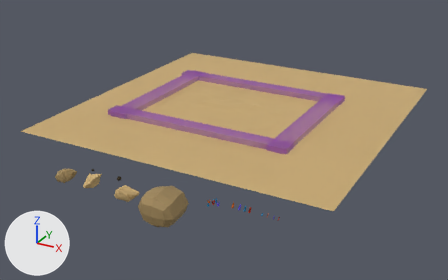
Renders of the Blender file asset_src/map.blend from each side of a commit.
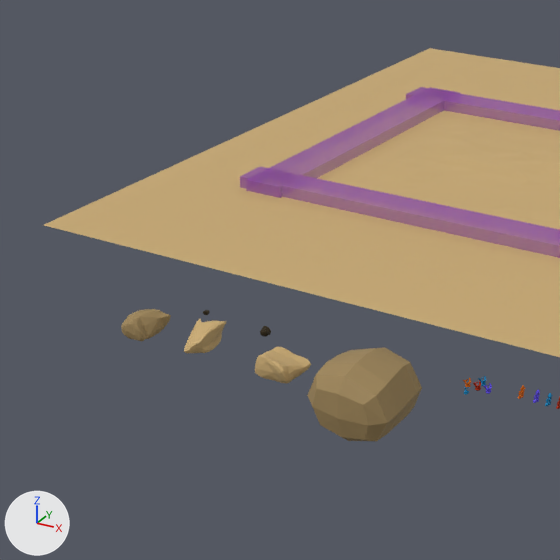
Each version appears first whole from a camera (50 mm lens) standing at (53.1, -103.9, 44.2) and looking at (0.5, -8.3, -3.6), and next in a close-up on the part from 0% to 56% of the width and 11% to 100% of the height. Lighting does not change. The marker at lower left points along +X, +Y and +Z.

The first close-up shows 'Coral1.002', 'Coral3', 'Coral3.001', 'Plane', 'Rock1', 'Rock2', 'Rock3', 'Rock4', 'Rock5', 'Terrain', 'Wall 1', 'Wall 3', 'Wall 4'.
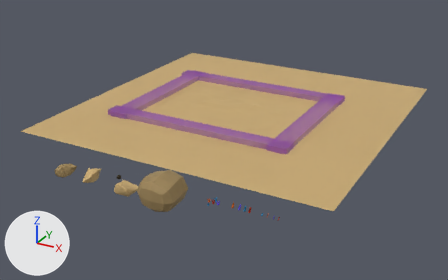
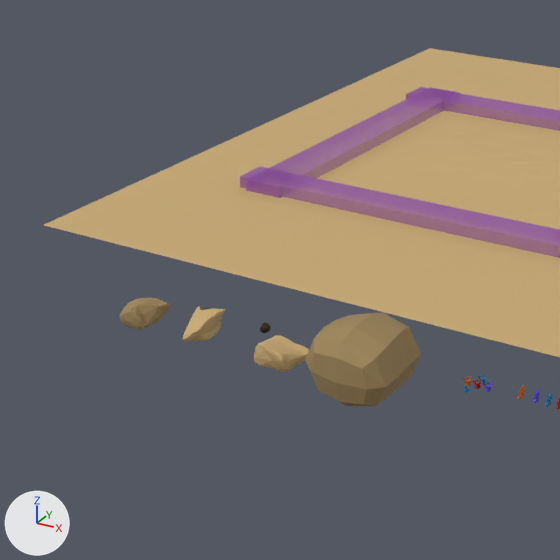
Commit message: map checkpoint

What differs and where, as boxes (x1, y1, x2, y2) in the close-ups (560 x 560 px):
'Rock1', moved
    before: (307, 347, 422, 441)
    after: (305, 313, 421, 406)
'Rock3', moved
    before: (255, 347, 311, 384)
    after: (254, 335, 309, 372)
'Rock2', moved
    before: (121, 309, 171, 341)
    after: (120, 298, 170, 330)
'Rock5', moved
    before: (184, 319, 226, 354)
    after: (183, 306, 225, 341)
'Rock4', moved
    before: (260, 326, 271, 337)
    after: (260, 322, 271, 333)
'Coral3', moved
    before: (473, 380, 481, 391)
    after: (473, 378, 481, 389)
'Coral3.001', moved
    before: (463, 378, 471, 388)
    after: (463, 376, 471, 386)
'Coral1.002', moved
    before: (478, 376, 486, 386)
    after: (478, 374, 486, 384)

Edits to the bpy script that builds the scene:
```text
Change ob_rock1:
    ob_rock1.location: (7.68, -39.26, 0.0) -> (7.68, -39.26, 2.53)
Change ob_rock2:
    ob_rock2.location: (-10.87, -39.51, 0.0) -> (-10.87, -39.51, 0.89)
Change ob_rock3:
    ob_rock3.location: (0.87, -39.14, 0.0) -> (0.87, -39.14, 0.86)
Change ob_rock5:
    ob_rock5.location: (-5.98, -38.69, 0.0) -> (-5.98, -38.69, 0.92)
Change ob_rock4:
    ob_rock4.location: (-2.6, -36.4, 0.0) -> (-2.6, -36.4, 0.27)
Change ob_coral3:
    ob_coral3.location: (14.11, -36.2, 0.0) -> (14.11, -36.2, 0.14)
Change ob_coral1_002:
    ob_coral1_002.location: (14.11, -35.52, 0.0) -> (14.11, -35.52, 0.14)
Change ob_coral3_001:
    ob_coral3_001.location: (13.38, -36.2, 0.0) -> (13.38, -36.2, 0.14)
```
